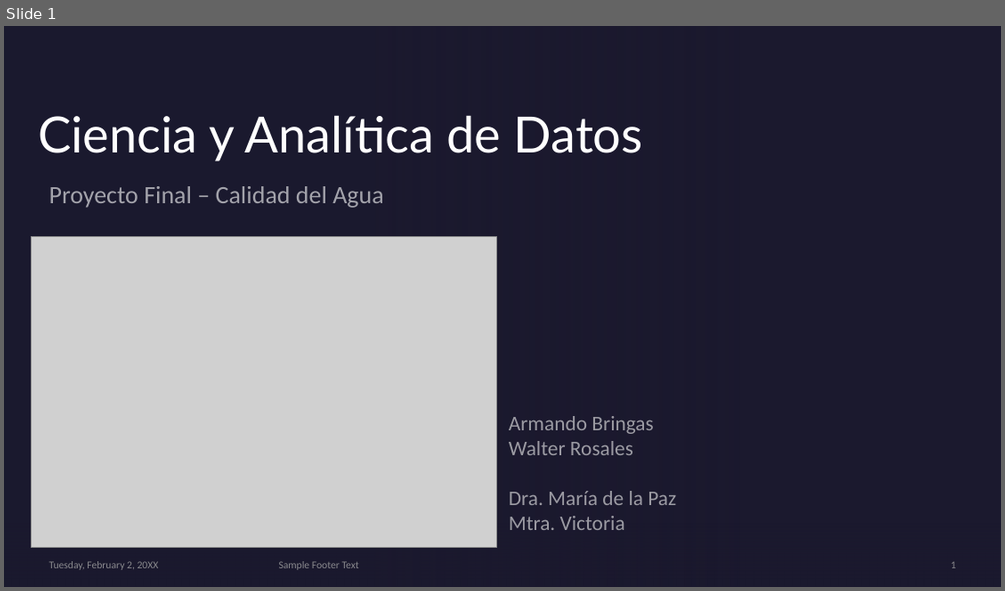
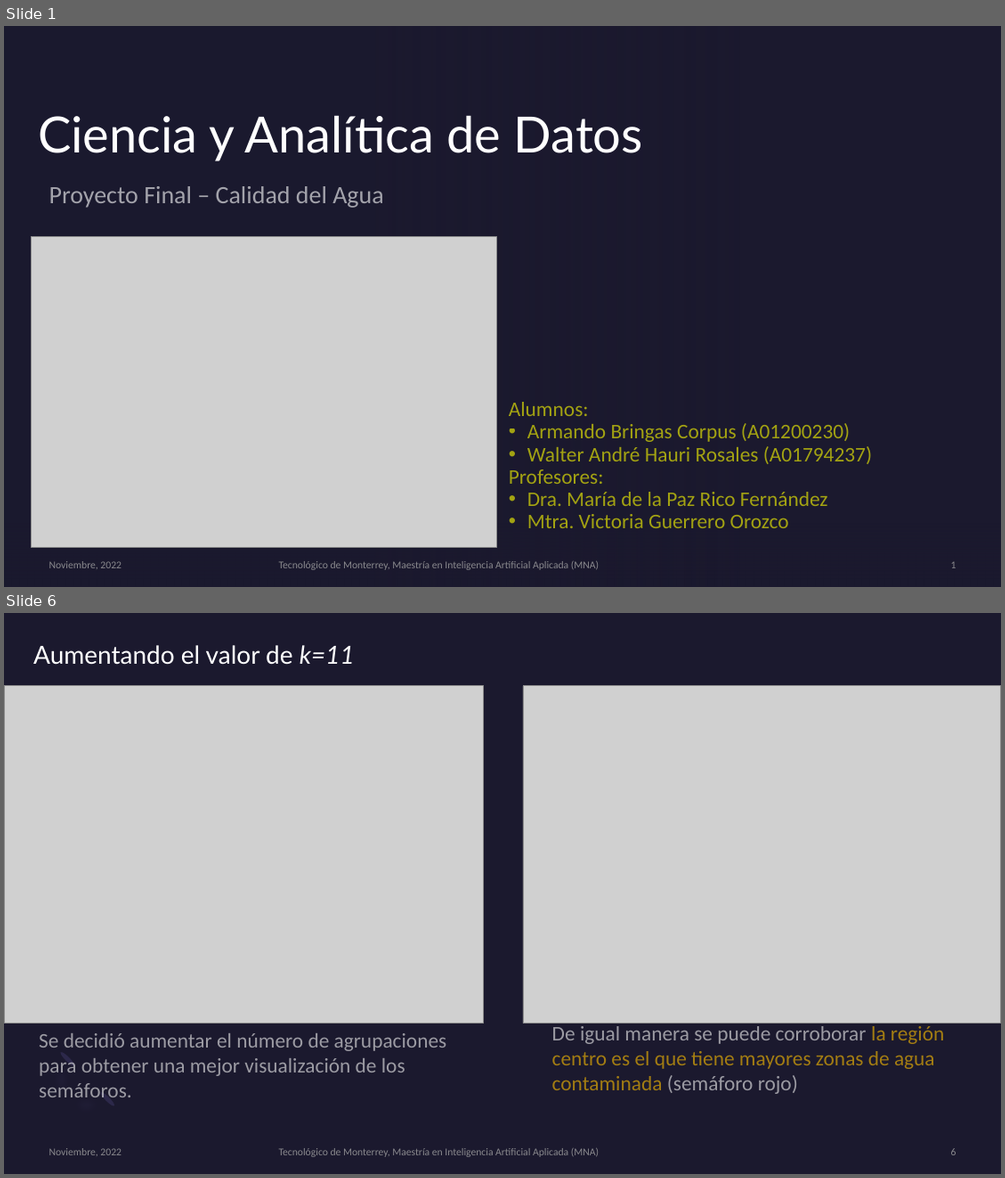
Before and after one commit to PosgradoMNA/actividades-del-projecto-Equipo-100-Oraculos-de-Delfos, a slide deck: Proyecto_Final/Presentación_Final.pptx. Shown one above the other, each under a label of ours: slide 1 before the commit, slides 1 and 6 after it; the slides between them are not shown. The pictures are 1005x591 and 1005x1178 pixels, drawn with LibreOffice and Linux fonts; fonts in the diff are those of the drawing; grey boxes stand for pictures; background and template pictures are left out. Boxes give left, top, right and bottom in pixels: in the first picture for what was removed or moved away, otherwise in the second. Text is boxed around its words. In the diff, an @@ line names an element or a change of style, - is before the commit and + after.

```diff
--- a/Proyecto_Final/Presentación_Final.pptx
+++ b/Proyecto_Final/Presentación_Final.pptx
@@ slide 6 added at (4, 613, 1001, 1174), background #1B192E @@
@@ text added at (33, 645, 355, 665), 24 pt, text #FFFFFF @@
+Aumentando el valor de k=11
@@ picture added at (5, 686, 484, 1022) @@
@@ picture added at (523, 686, 1000, 1022) @@
@@ text added at (39, 1033, 447, 1097), 20 pt, text #F2F2F2 at 60% opacity @@
+Se decidió aumentar el número de agrupaciones para obtener una mejor visualización de los semáforos.
@@ text added at (552, 1022, 944, 1094), 20 pt, text #FFC000 at 60% opacity @@
+De igual manera se puede corroborar la región centro es el que tiene mayores zonas de agua contaminada (semáforo rojo)
@@ freeform shape added at (33, 1048, 117, 1132), fill #7771B2 at 20% opacity @@
@@ ellipse added at (59, 1050, 76, 1067), fill #2C284A @@
@@ ellipse added at (98, 1091, 115, 1108), fill #2C284A @@
@@ text added at (49, 1148, 121, 1156), 10 pt, text #A6A6A6 at 80% opacity @@
+Noviembre, 2022
@@ text added at (279, 1148, 599, 1157), 10 pt, text #A6A6A6 at 80% opacity @@
+Tecnológico de Monterrey, Maestría en Inteligencia Artificial Aplicada (MNA)
@@ page number added at (951, 1148, 956, 1155), 10 pt, text #A6A6A6 at 80% opacity @@
+6
@@ slide 1 changed as well @@
@@ text at (509, 402, 872, 528): text changed; text colour #F2F2F2 at 60% opacity to #FFFF00 at 60% opacity @@
-Armando Bringas
-Walter Rosales
-Dra. María de la Paz
-Mtra. Victoria
+Alumnos:
+• Armando Bringas Corpus (A01200230)
+• Walter André Hauri Rosales (A01794237)
+Profesores:
+• Dra. María de la Paz Rico Fernández
+• Mtra. Victoria Guerrero Orozco
@@ text at (49, 561, 121, 569): text changed @@
-Tuesday, February 2, 20XX
+Noviembre, 2022
@@ text at (279, 561, 599, 570): text changed @@
-Sample Footer Text
+Tecnológico de Monterrey, Maestría en Inteligencia Artificial Aplicada (MNA)
```
Also in this commit, not shown: 1 other slide changed, 8 other slides added, 9 slides removed, 6 other files.
